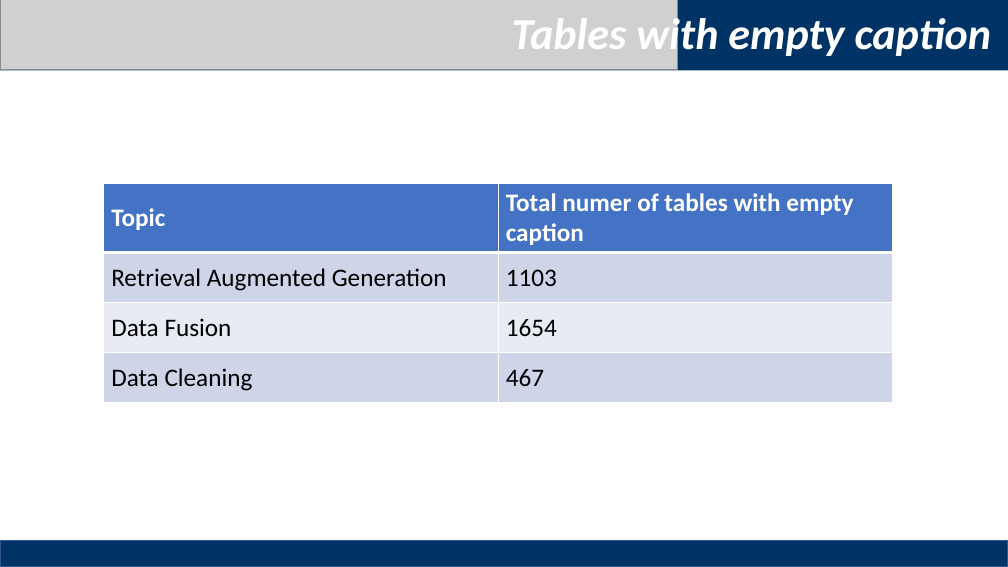
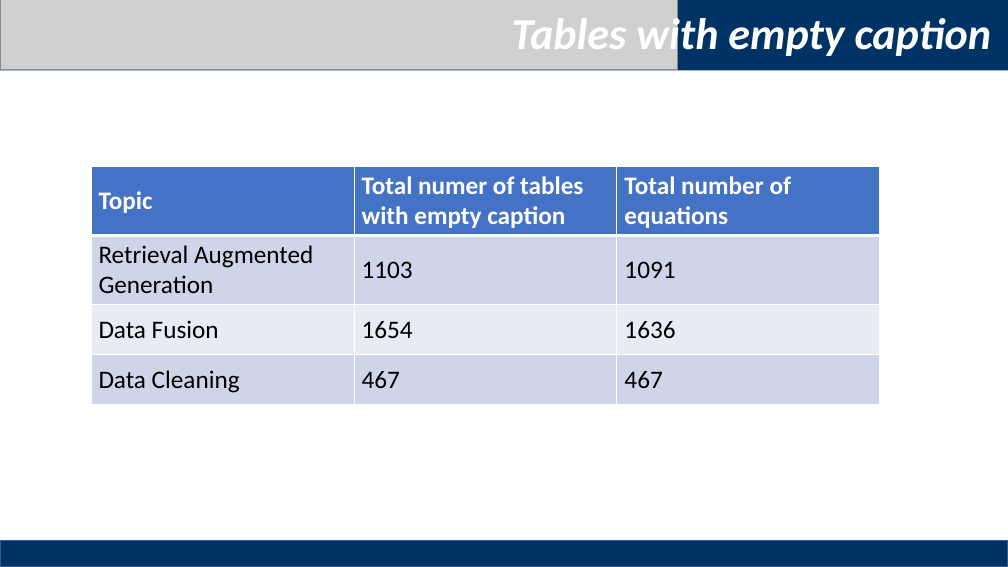
Before and after one commit to haowen3012/ID-Homerwork1, a slide deck: slide 15 of homework1/Homework1.pptx (slide 13 before the commit). Drawn at 1008x567 pixels with LibreOffice and Linux fonts; fonts in the diff are those of the drawing; grey boxes stand for pictures. Boxes give left, top, right and bottom in pixels: in the first picture for what was removed or moved away, otherwise in the second. Text is boxed around its words. In the diff, an @@ line names an element or a change of style, - is before the commit and + after.

```diff
--- a/homework1/Homework1.pptx
+++ b/homework1/Homework1.pptx
@@ table at (x1=91, y1=166, x2=880, y2=403) @@
+column 3: Total number of equations | 1091 | 1636 | 467
@@ table resized from (x1=104, y1=183, x2=893, y2=402) to (x1=91, y1=166, x2=880, y2=403) @@
```
Also in this commit, not shown: 4 other slides changed, 2 slides added, 2 other files.
